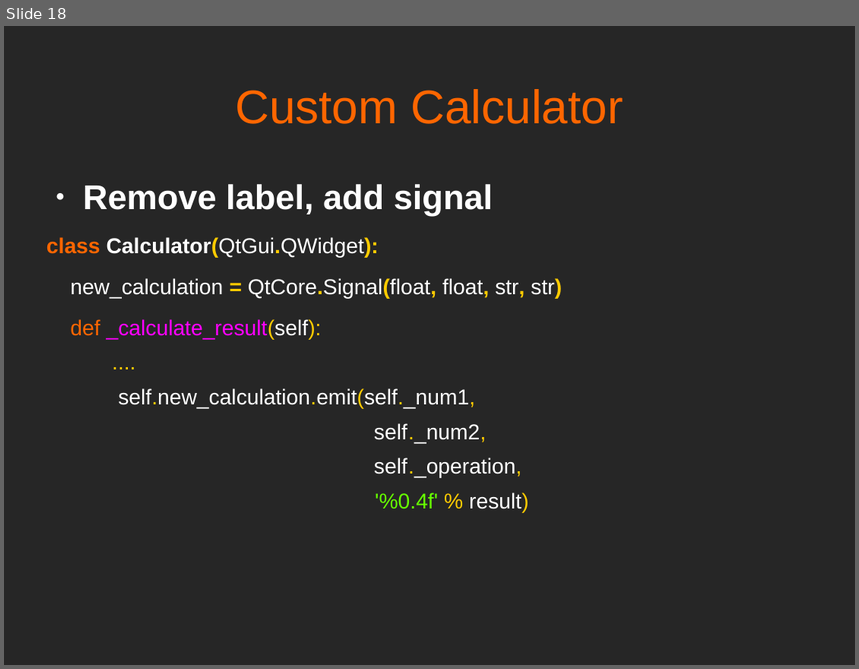
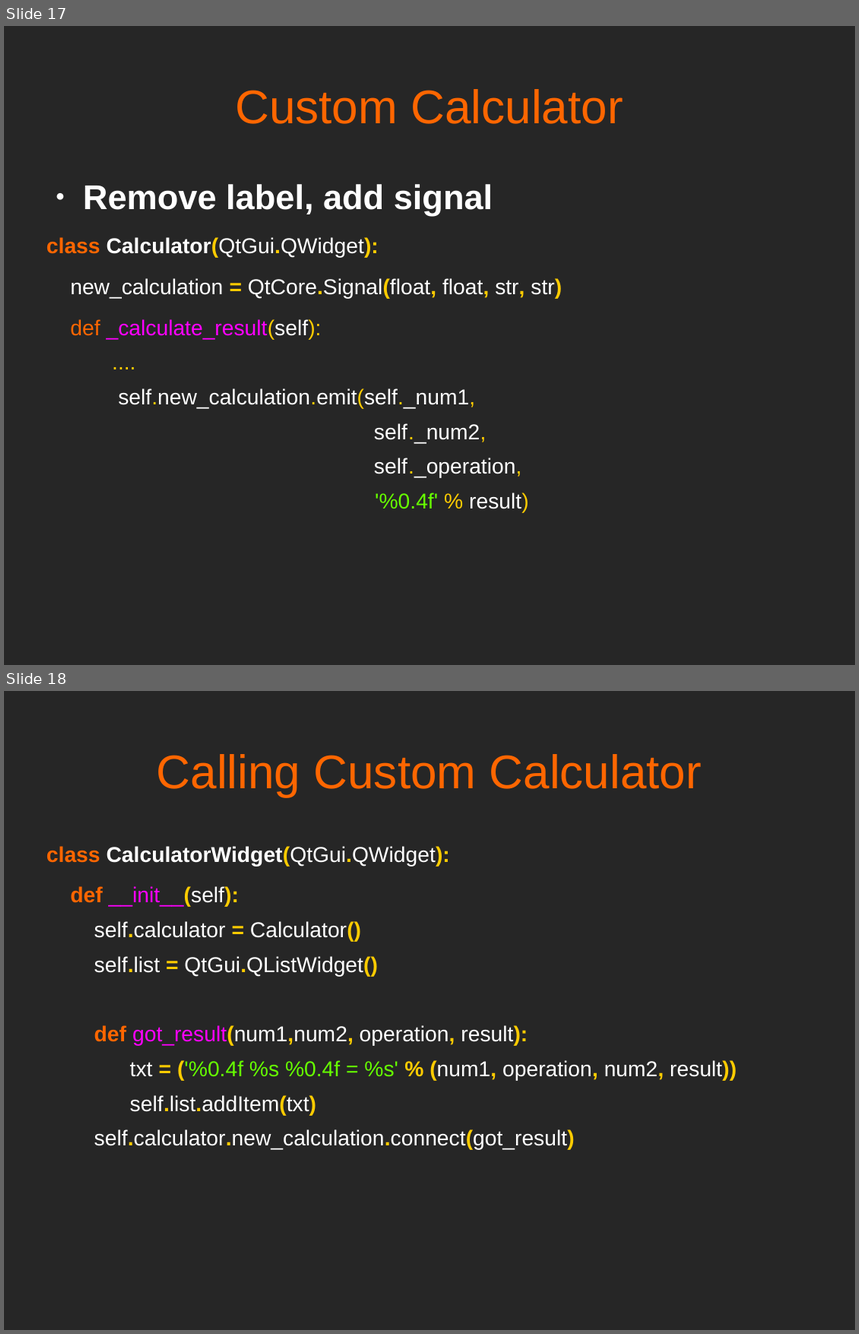
Before and after one commit to mfarhan12/qt-presentation, a slide deck: OPAG QT Presentation.odp. Shown one above the other, each under a label of ours: slide 18 before the commit, slides 17 and 18 after it. The pictures are 859x669 and 859x1334 pixels, drawn with LibreOffice and Linux fonts; fonts in the diff are those of the drawing. Boxes give left, top, right and bottom in pixels: in the first picture for what was removed or moved away, otherwise in the second. Text is boxed around its words. In the diff, an @@ line names an element or a change of style, - is before the commit and + after.

```diff
--- a/OPAG QT Presentation.odp
+++ b/OPAG QT Presentation.odp
@@ slide 18 added at bbox=[4, 691, 855, 1330], background #262626 @@
@@ text added at bbox=[157, 754, 702, 797], 44 pt, text #FF6600 @@
+Calling Custom Calculator
@@ text added at bbox=[47, 846, 737, 1150], 20 pt, text #FFFFFF @@
+class CalculatorWidget(QtGui.QWidget):
+def __init__(self):
+self.calculator = Calculator()
+self.list = QtGui.QListWidget()
+def got_result(num1,num2, operation, result):
+txt = ('%0.4f %s %0.4f = %s' % (num1, operation, num2, result))
+self.list.addItem(txt)
+self.calculator.new_calculation.connect(got_result)
@@ what was slide 18 is now slide 17 @@
```
Also in this commit, not shown: 4 other slides added, 2 slides removed, 4 other files.
